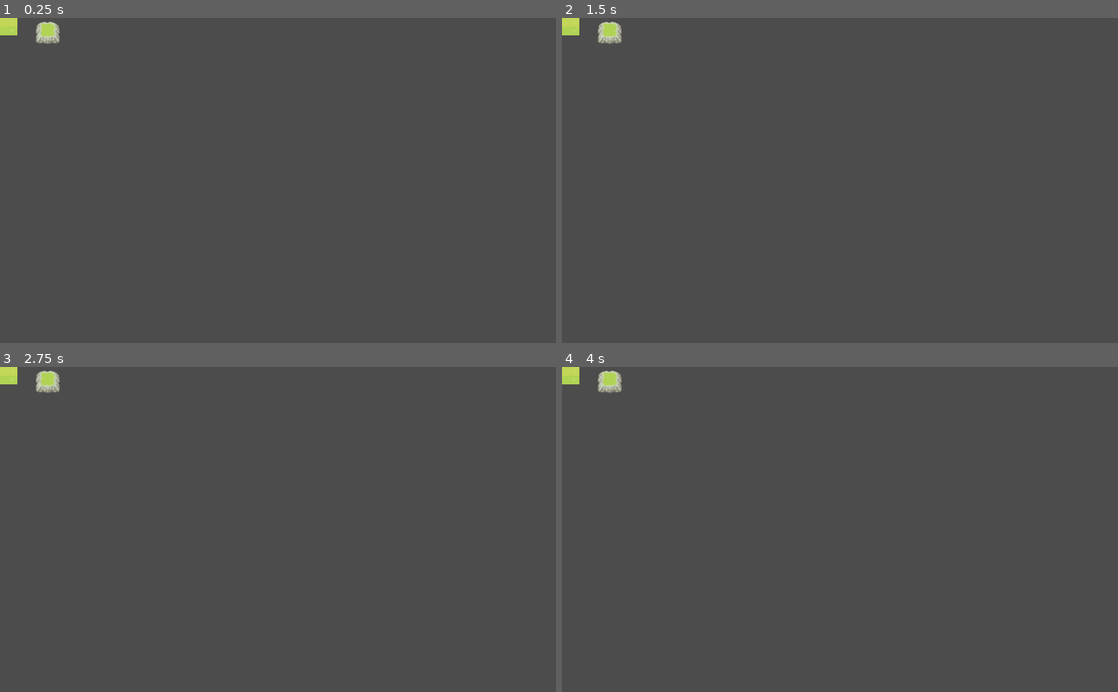
Above: before the commit, frames 1-4 (two rows, left to right).
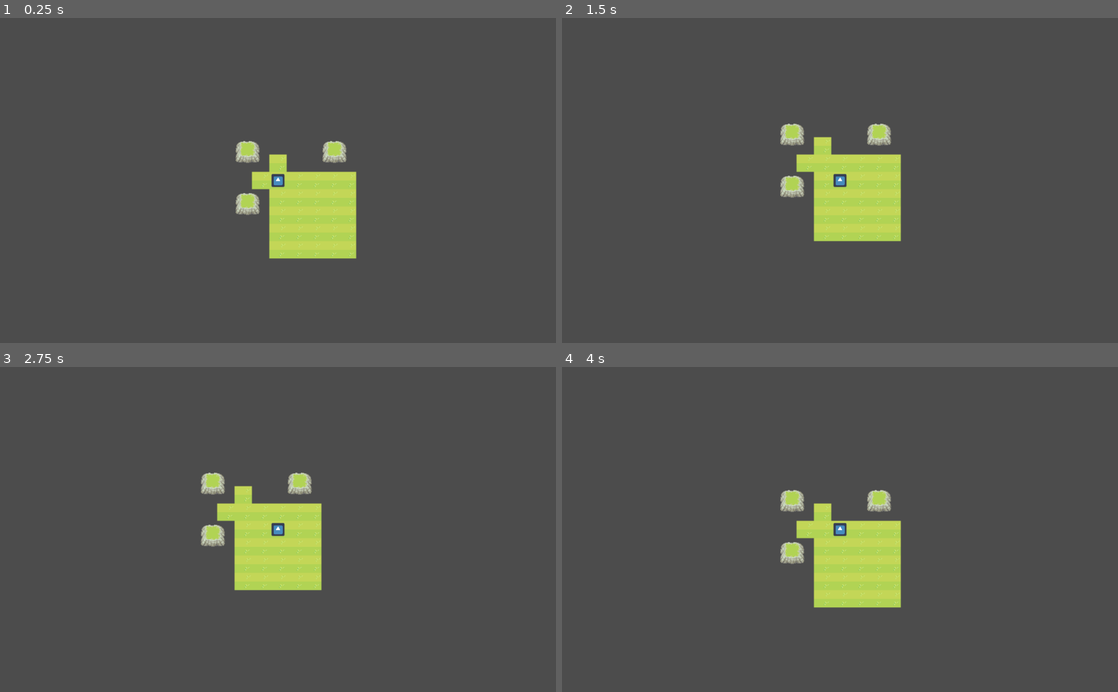
Above: after the commit, the same moments.

Repository: doomium-chloride/kiwijam2022-ToGetHer
Game: Godot game, scene res://world/world.tscn
Same seed, same stepped clock (60 frames per second), same inputs: the game is played once before the commit and once after it. The project has no main scene, so this scene is started directly. The engine's default icon, where the game draws it, is replaced by a stand-in: a white triangle on a blue panel in a dark square.
Inputs:
- Up to frame 1 (0.25 s): no input
- Up to frame 2 (1.5 s): tap Enter at 0.5 s; hold Right (ui_right) 0.53-1.28 s; tap Space at 1.25 s; hold Down (ui_down) from 1.28 s (still down)
- Up to frame 3 (2.75 s): tap Enter at 2 s; release Down (ui_down) at 2.03 s; hold Right (ui_right) from 2.03 s (still down)
- Up to frame 4 (4 s): tap Space at 2.75 s; release Right (ui_right) at 2.78 s; hold Up (ui_up) 2.78-3.53 s; tap Enter at 3.5 s; hold Left (ui_left) from 3.53 s (still down)

The runs differ from the first frame. In frame 1, 5.8% of the frame differs, in the area x 0-65%, y 0-75%; in frame 2, 5.8%; in frame 3, 5.8%; in frame 4, 5.8%.
Error before the commit: Invalid call. Nonexistent function 'test' in base 'Node (GridManager.gd)'. (res://scripts/game_stuff/GameManager.gd:12)

Commit message:
added player and unit movement

Diff:
--- a/scripts/actor_stuff/Actor.gd
+++ b/scripts/actor_stuff/Actor.gd
@@ -1,5 +1,4 @@
 extends Node2D
-
 
 # Declare member variables here. Examples:
 # var a = 2
--- a/scripts/actor_stuff/Mob.gd
+++ b/scripts/actor_stuff/Mob.gd
@@ -16,7 +16,8 @@
 	if isValidMove(Vector2.RIGHT):
 		validDirs.append(Vector2.RIGHT)
 	if len(validDirs) > 0:
-		return Utils.randomSelect(validDirs)
+#		return Utils.randomSelect(validDirs)
+		pass
 	else:
 		return Vector2.ZERO
 
--- /dev/null
+++ b/scripts/actor_stuff/Player.gd
@@ -0,0 +1,18 @@
+extends "res://scripts/actor_stuff/Actor.gd"
+
+
+# Declare member variables here. Examples:
+# var a = 2
+# var b = "text"
+
+
+# Called when the node enters the scene tree for the first time.
+func _ready():
+	print("Player call")
+	print(coords())
+	pass # Replace with function body.
+
+
+# Called every frame. 'delta' is the elapsed time since the previous frame.
+#func _process(delta):
+#	pass
--- a/scripts/game_stuff/GameManager.gd
+++ b/scripts/game_stuff/GameManager.gd
@@ -1,18 +1,33 @@
 extends Node2D
-
-
+#class_name Actor
 # Declare member variables here. Examples:
 # var a = 2
 # var b = "text"
-
+onready var player: Node2D = $Icon
 
 # Called when the node enters the scene tree for the first time.
 func _ready():
 	GridManager.separateTiles()
-	GridManager.test()
+	#GridManager.test()
 	pass # Replace with function body.
 
 
 # Called every frame. 'delta' is the elapsed time since the previous frame.
 func _process(delta):
 	pass
+
+func _input(event):
+	if event.is_action_pressed("ui_left"):
+		moveUnit(player, player.coords(), player.coords() + Vector2.LEFT)
+	elif event.is_action_pressed("ui_right"):
+		moveUnit(player, player.coords(), player.coords() + Vector2.RIGHT)
+	elif event.is_action_pressed("ui_up"):
+		moveUnit(player, player.coords(), player.coords() + Vector2.UP)
+	elif event.is_action_pressed("ui_down"):
+		moveUnit(player, player.coords(), player.coords() + Vector2.DOWN)
+
+func moveUnit(unit, prevLocation: Vector2, moveLocation: Vector2):
+	if GridManager.isWalkableLocation(moveLocation):
+		unit.position = GridManager.tilemap.map_to_world(moveLocation)
+		GridManager.getTile(moveLocation).tileOccupant = unit
+		GridManager.getTile(prevLocation).tileOccupant = null
--- a/scripts/grid_stuff/GridManager.gd
+++ b/scripts/grid_stuff/GridManager.gd
@@ -7,19 +7,18 @@
 var walkableTiles = []
 var unWalkableTiles = []
 
-
 # Called when the node enters the scene tree for the first time.
 func _ready():
 	pass
-
 
 func separateTiles():
 	var cells = tilemap.get_used_cells()
 	for cell in cells:
 		var idx = tilemap.get_cell(cell[0], cell[1]);
 		var colliderShape = tilemap.tile_set.tile_get_shapes(idx)
+		var worldPos = Vector2(cell[0] * 16, cell[1] * 16)
 		print(tilemap.tile_set.tile_get_z_index(idx))
-		var tile = Tile.new(cell, "mob")
+		var tile = Tile.new(cell, worldPos, null)
 		if len(colliderShape) > 0:
 			unWalkableTiles.append(tile)
 		else:
@@ -47,15 +46,12 @@
 	for tile in walkableTiles:
 		if location == tile.gridLocation:
 			return tile
-	for tile in unWalkableTiles:
-		if location == tile.gridLocation:
-			return tile
+#	for tile in unWalkableTiles:
+#		if location == tile.gridLocation:
+#			return tile
 	return null
 
 func getPath(startPos: Vector2, endPos: Vector2):
-#	for tile in walkableTiles:
-#		print(tile.gridLocation)
-#		print(tile.tileOccupant)
 	pathFinding.initialisePathfinding()
 	pathFinding.getPath(startPos, endPos)
 
--- a/scripts/grid_stuff/Tile.gd
+++ b/scripts/grid_stuff/Tile.gd
@@ -1,8 +1,10 @@
 extends Node
 
 var gridLocation
+var worldLocation
 var tileOccupant
 
-func _init(var1, var2):
+func _init(var1, var2, var3):
 	self.gridLocation = var1
+	self.worldLocation = var2
 	self.tileOccupant = var2
--- a/world/world.tscn
+++ b/world/world.tscn
@@ -1,8 +1,10 @@
-[gd_scene load_steps=6 format=2]
+[gd_scene load_steps=8 format=2]
 
 [ext_resource path="res://assets/MiniWorldSprites/Ground/TexturedGrass.png" type="Texture" id=1]
 [ext_resource path="res://assets/MiniWorldSprites/Ground/Cliff.png" type="Texture" id=2]
+[ext_resource path="res://icon.png" type="Texture" id=3]
 [ext_resource path="res://scripts/game_stuff/GameManager.gd" type="Script" id=4]
+[ext_resource path="res://scripts/actor_stuff/Player.gd" type="Script" id=5]
 
 [sub_resource type="ConvexPolygonShape2D" id=2]
 points = PoolVector2Array( 48, 48, 0, 48, 0, 0, 48, 0 )
@@ -60,7 +62,7 @@
 "shape": SubResource( 2 ),
 "shape_transform": Transform2D( 1, 0, 0, 1, 0, 0 )
 } ]
-1/z_index = -5
+1/z_index = 5
 
 [node name="World" type="Node2D"]
 script = ExtResource( 4 )
@@ -70,6 +72,19 @@
 cell_size = Vector2( 32, 32 )
 show_collision = true
 format = 1
-tile_data = PoolIntArray( -65538, 1, 0, -131069, 1, 0, -65536, 0, 0, 0, 0, 0, 2, 1, 0, 131070, 1, 0 )
+tile_data = PoolIntArray( -65538, 1, 0, -131069, 1, 0, -65536, 0, 0, 65535, 0, 0, 0, 0, 0, 1, 0, 0, 2, 0, 0, 3, 0, 0, 4, 0, 0, 131070, 1, 0, 65536, 0, 0, 65537, 0, 0, 65538, 0, 0, 65539, 0, 0, 65540, 0, 0, 131072, 0, 0, 131073, 0, 0, 131074, 0, 0, 131075, 0, 0, 131076, 0, 0, 196608, 0, 0, 196609, 0, 0, 196610, 0, 0, 196611, 0, 0, 196612, 0, 0, 262144, 0, 0, 262145, 0, 0, 262146, 0, 0, 262147, 0, 0, 262148, 0, 0 )
 
 [node name="RayCast2D" type="RayCast2D" parent="."]
+
+[node name="Icon" type="Node2D" parent="."]
+script = ExtResource( 5 )
+
+[node name="Icon" type="Sprite" parent="Icon"]
+position = Vector2( 16, 16 )
+scale = Vector2( 0.375, 0.375 )
+texture = ExtResource( 3 )
+
+[node name="Camera2D" type="Camera2D" parent="Icon"]
+position = Vector2( 16, 16 )
+scale = Vector2( 0.375, 0.375 )
+current = true
